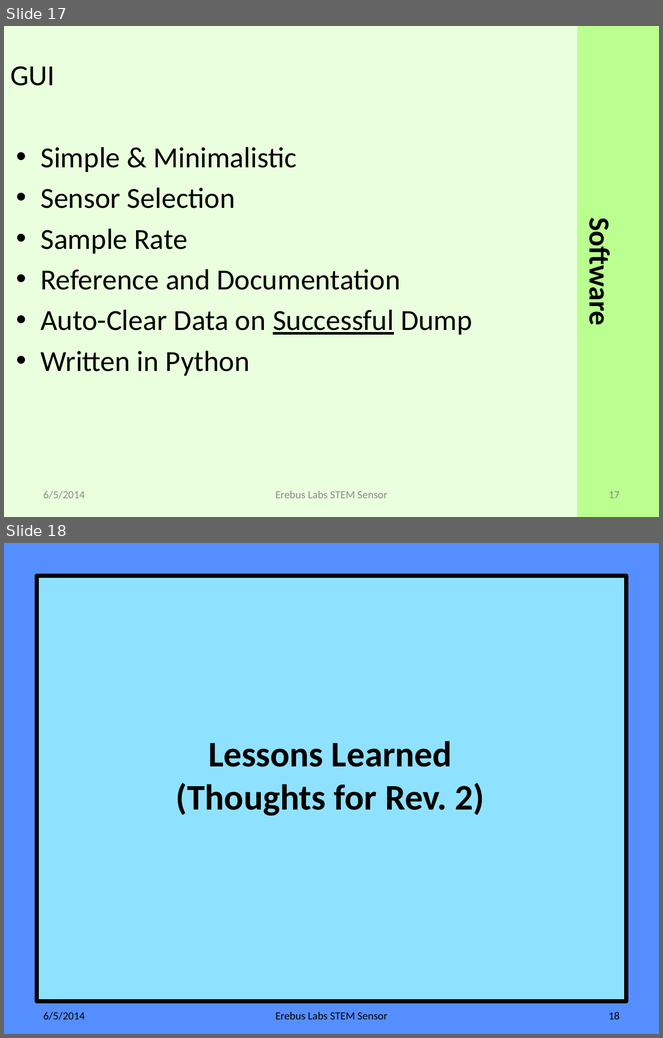
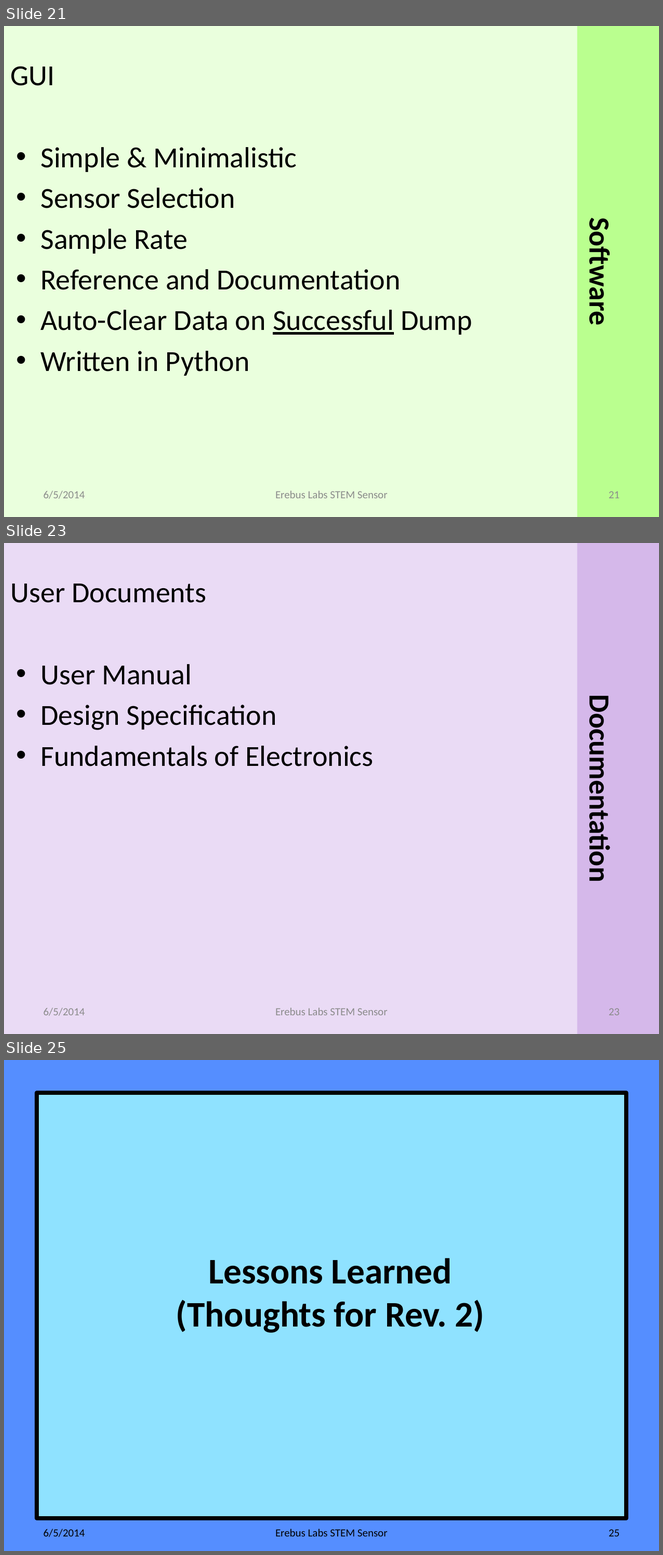
Before and after one commit to erebus-labs/PSU-VOC-SENSOR-2K14, a slide deck: Documents/source_documents/Presentation.pptx. Shown one above the other, each under a label of ours: slides 17 and 18 before the commit, slides 21, 23 and 25 after it; the slides between them are not shown. The pictures are 663x1038 and 663x1555 pixels, drawn with LibreOffice and Linux fonts; fonts in the diff are those of the drawing. Boxes give left, top, right and bottom in pixels: in the first picture for what was removed or moved away, otherwise in the second. Text is boxed around its words. In the diff, an @@ line names an element or a change of style, - is before the commit and + after.

```diff
--- a/Documents/source_documents/Presentation.pptx
+++ b/Documents/source_documents/Presentation.pptx
@@ slide 23 added at bbox=[4, 543, 659, 1034], background #EADBF5 @@
@@ rectangle added at bbox=[577, 543, 659, 1034], fill #D5B8EA @@
@@ text added at bbox=[11, 584, 206, 603], 32 pt, text #000000 @@
+User Documents
@@ text added at bbox=[40, 664, 373, 767], 32 pt, text #000000 @@
+• User Manual
+• Design Specification
+• Fundamentals of Electronics
@@ text added at bbox=[582, 714, 617, 876], 32 pt, text #000000, bold @@
+Documentation
@@ text added at bbox=[44, 1008, 85, 1016], 12 pt, text #8C8C8C @@
+6/5/2014
@@ text added at bbox=[275, 1008, 388, 1016], 12 pt, text #8C8C8C @@
+Erebus Labs STEM Sensor
@@ page number added at bbox=[609, 1008, 620, 1016], 12 pt, text #8C8C8C @@
+23
@@ what was slide 17 is now slide 21 @@
@@ page number at bbox=[609, 491, 620, 499]: text changed @@
-17
+21
@@ what was slide 18 is now slide 25 @@
@@ page number at bbox=[609, 1530, 620, 1537]: text changed @@
-18
+25
```
Also in this commit, not shown: 4 slides changed, 6 other slides added.
